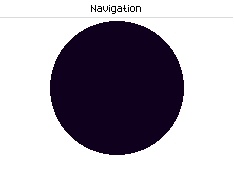
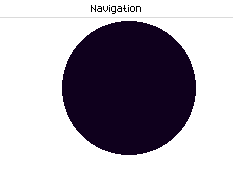
Layers edited between the first and the second 234 × 178 image:
painted on "orb" over [50, 21, 196, 155]
